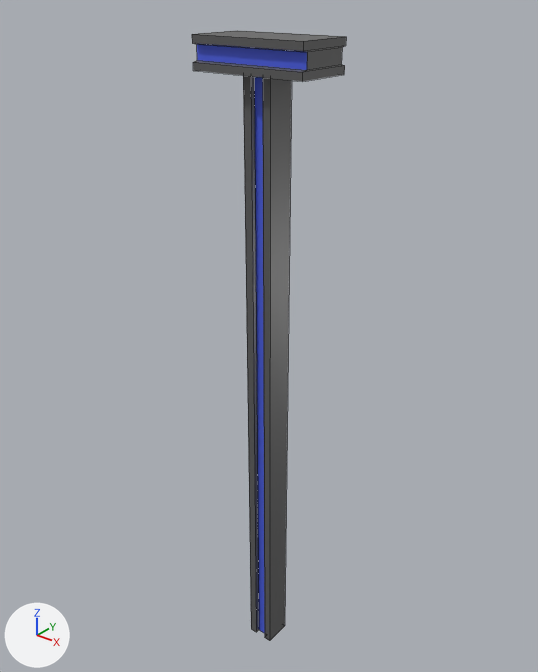
Renders of the Blender file Blender Files/LevelPlatform/LevelPlatform.blend from each side of a commit.
Rendered twice from a 50 mm lens placed at (28.5, -35.5, 49.1), pointed at (-0.9, 1.2, 26.3). Every picture has the same lights, and +X, +Y and +Z are marked at lower left. Mesh edges are drawn as thin lines.

The scene before the commit, as lines of its bpy script (objects in view):
```python
mat_material = principled_material('Material')
mat_material.base_color = (0.111, 0.111, 0.111)  # dark grey #5d5d5d
mat_material.roughness = 0.4
me_cube = bpy.data.meshes.new('Cube')
me_cube.from_pydata(...)  # 48 vertices, 40 faces; spans x -4.0..4.0, y -2.0..2.0, z 0.0..46.0
# faces by material slot: [36, 4]
me_cube.materials.append(mat_material)  # dark grey #5d5d5d
me_cube.materials.append(mat_material_001)  # blue #4b5fe7
ob_cube = bpy.data.objects.new('Cube', me_cube)
ob_cube.location = (0.0, 0.0, 0.0)
```
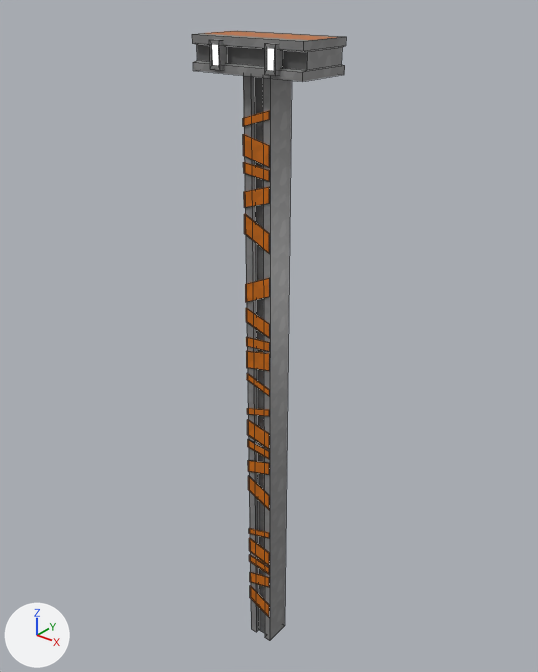
Pixel boxes [x1, y1, x2, y2] of what changed, in the pictures (538 x 672 px):
'Cube', surface changed, reshaped
    both: [192, 30, 346, 641]
part 1 of me_cube, added (brown)
    after: [210, 39, 283, 618]
part 2 of me_cube, surface changed
    both: [192, 30, 346, 641]
part 3 of me_cube, recoloured (blue to black)
    both: [197, 44, 307, 633]

Edits to the bpy script that builds the scene:
```text
Add img_emission:
    img_emission = load_image('Emission', 'Emission.png', 1024, 1024, 'sRGB')
Add img_diffuse:
    img_diffuse = load_image('Diffuse', 'Diffuse.png', 1024, 1024, 'sRGB')
Change mat_material:
    where n1 = _N.new('ShaderNodeBsdfPrincipled'); n1.name = 'Principled BSDF'
    remove n1.inputs[0].default_value = (0.111, 0.111, 0.111, 1.0)  # 'Base Color', dark grey #5e5e5e
    add n1.inputs[28].default_value = 1.0  # 'Emission Strength'
    add n2 = _N.new('ShaderNodeBevel'); n2.name = 'Bevel'
    add n3 = _N.new('ShaderNodeTexImage'); n3.name = 'Image Texture.001'
    add n3.image = img_emission
    add n4 = _N.new('ShaderNodeTexImage'); n4.name = 'Image Texture'
    add n4.image = img_diffuse
    add _L.new(n4.outputs[0], n1.inputs[0])  # 'Color' to 'Base Color'
    add _L.new(n2.outputs[0], n1.inputs[5])  # 'Normal' to 'Normal'
    add _L.new(n3.outputs[0], n1.inputs[27])  # 'Color' to 'Emission Color'
Change me_cube:
    used by ob_cube; location = (0.0, 0.0, 0.0)
    remove me_cube.from_pydata(...)  # 48 vertices, 40 faces; spans x -4.0..4.0, y -2.0..2.0, z 0.0..46.0
    add me_cube.from_pydata(...)  # 240 vertices, 186 faces; spans x -4.0..4.0, y -2.3..2.0, z 0.0..46.0
    me_cube part 1
    184 vertices are added at x -2.4..2.3, y -2.3..-1.0, z 2.6..45.8
    8 new vertices lie (0.8, 0.0, 0.0) away from vertices in x -2.4..1.6, y -2.3..-1.6, z 44.2..45.8
    146 new faces join them
    me_cube part 2: 40 kept faces spanning x -4.0..4.0, y -2.0..2.0, z 0.0..46.0 get new texture (UV) coordinates
    me_cube part 3: 4 faces spanning x -4.0..4.0, y -1.6..1.6, z 0.0..45.5 switch from mat_material_001 (blue #4b5fe7) to mat_material
```
